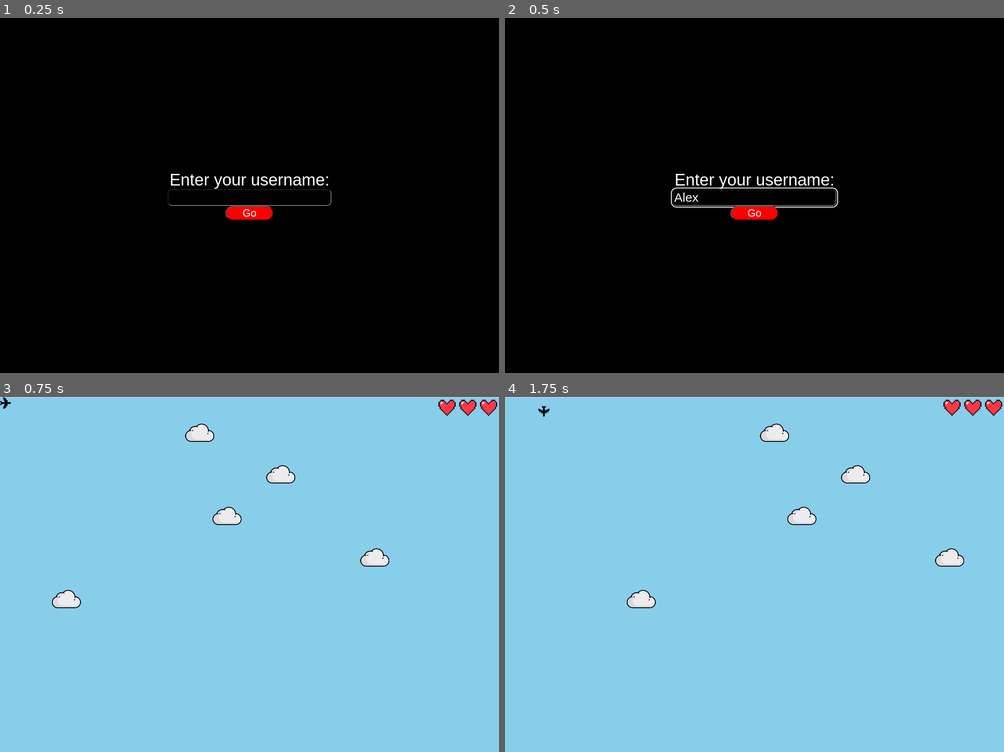
Above: before the commit, frames 1-4 (two rows, left to right).
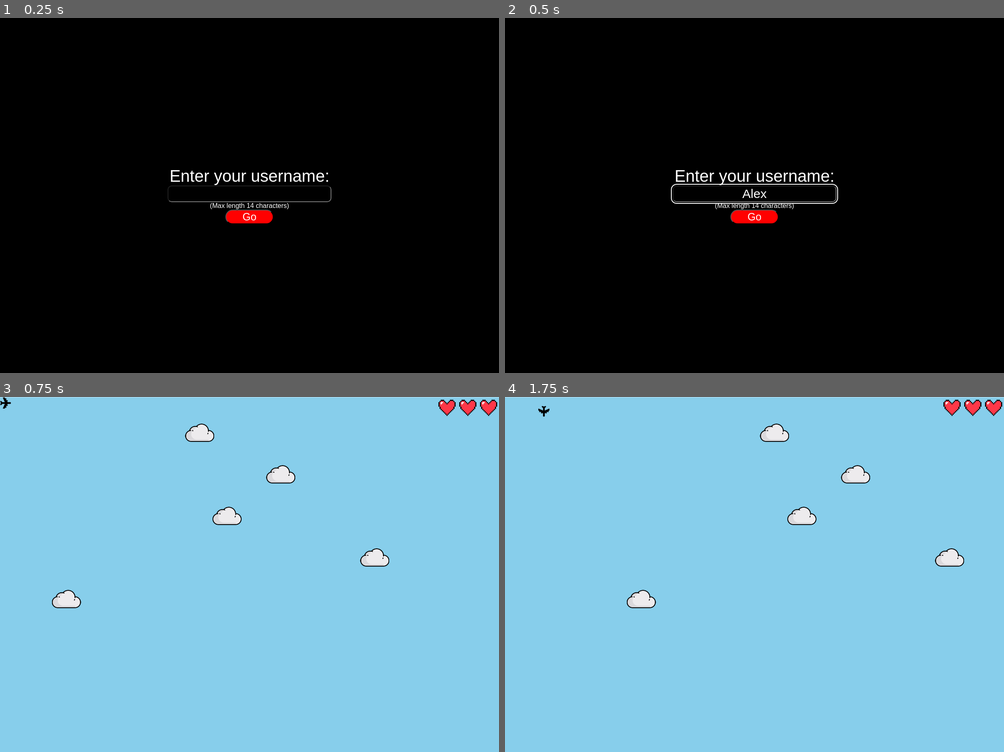
Above: after the commit, the same moments.

Repository: NaokiTM/collision-game
Game: browser game, page index.html
The game is run twice, just before and just after one commit, with the same random seed, the same clock (stepped at 60 frames per second) and the same inputs.
Inputs (mouse positions are in pixels of both pictures, inside the frame that each line leads up to; where the layout moved, square brackets give the same spot in the first picture):
- Up to frame 1 (0.25 s): no input
- Up to frame 2 (0.5 s): click (754, 195) [754, 199] at 0.27 s; type "Alex" at 0.27 s
- Up to frame 3 (0.75 s): click "Go" at 0.52 s
- Up to frame 4 (1.75 s): hold Right 1.03-1.53 s; hold Down from 1.58 s (still down)

The runs differ from the first frame. In frame 1, 1.1% of the frame differs, in the area x 33-67%, y 42-58%; in frame 2, 1.4%; in frame 3, nothing differs; in frame 4, nothing differs.

Commit message:
checks if  username has required format

Diff:
--- a/frontend/script.js
+++ b/frontend/script.js
@@ -23,12 +23,17 @@
         const footer = document.querySelector("footer")
 
         let playerUsername = userForm.elements["username"].value
-        console.log("the players username is: " + playerUsername)
-
-        userForm.style.display = "none";
-        footer.style.display = "none"
-        canv.style.display = "block";
-        console.log("button clicked")
+
+        if (playerUsername.length > 14) {
+            alert("Username cannot be longer than 14 characters")
+            userForm.elements["username"].value = "";
+        } else {
+            usernameCorrectFormat = true;
+            userForm.style.display = "none";
+            footer.style.display = "none"
+            canv.style.display = "block";
+            console.log("button clicked")
+        }
     })
 
     // a constructor for a box class
@@ -253,6 +258,8 @@
 
 
     function start_game() {
+
+
         listenForKeyPress()
 
         playerSprite = new Sprite(0, 0, 27, 27, '#000000', 'frontend/images/plane-right.png');
--- a/frontend/style.css
+++ b/frontend/style.css
@@ -47,6 +47,7 @@
     font-size: 30px;
     width: 100%;
     border-radius: 10px;
+    text-align: center;
 }
 
 #userform_input:focus {
--- a/index.html
+++ b/index.html
@@ -7,7 +7,8 @@
 <body>
     <form id = "username_form">
         <label for="player-username" id = "userform_label">Enter your username:</label>
-        <input type="text" id="userform_input" name="username" default='user name'>
+        <input type="text" id="userform_input" name="username" default='example: user'>
+        <label for="player-username" >(Max length 14 characters)</label>
         <button type = "button" id = "userform_button">Go</button>
     </form>
     <canvas id = "game_canvas"></canvas>
